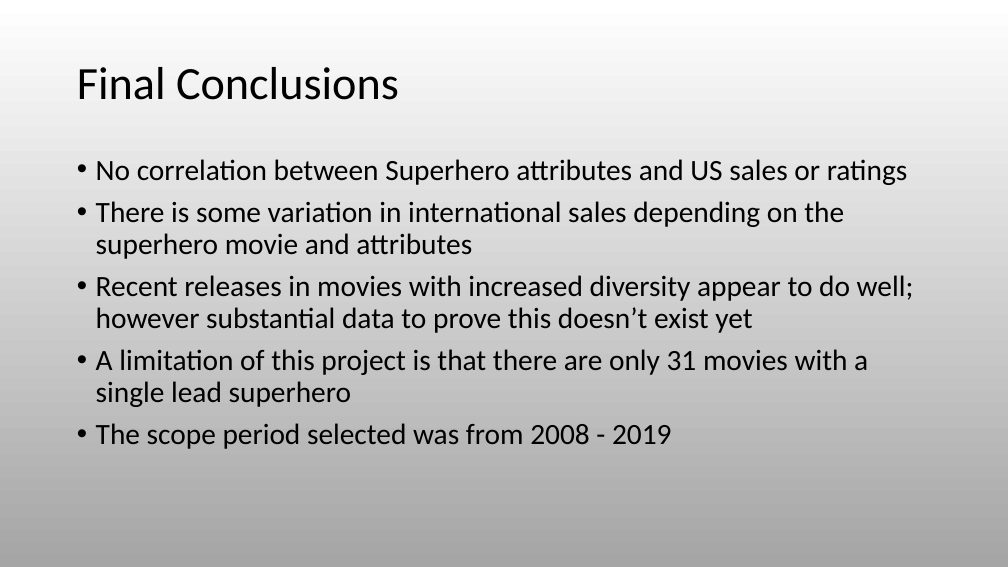
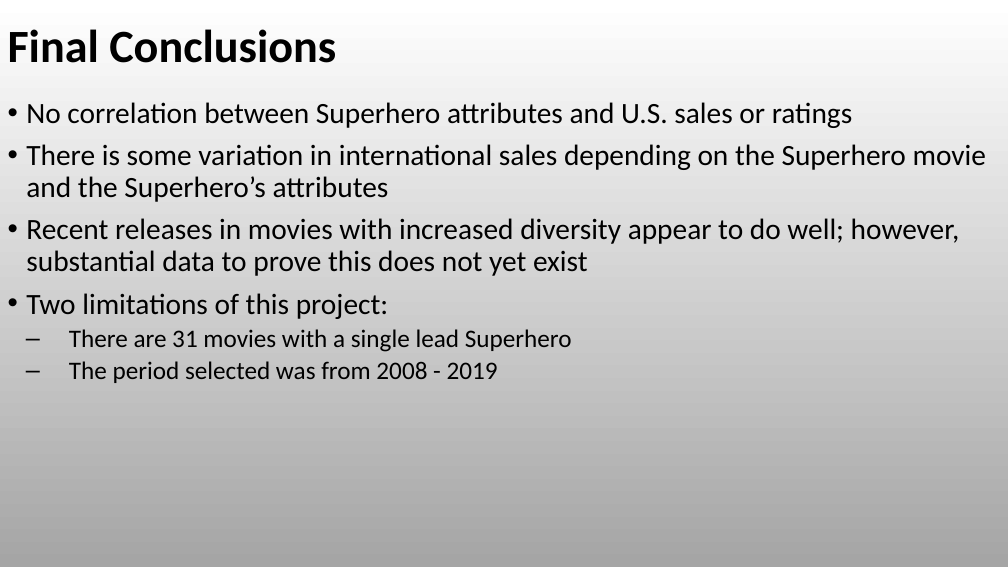
Before and after one commit to RyanSchraeder/Team-Aurora-Marvels, a slide deck: slide 26 of Project_1_Superheros.pptx (slide 25 before the commit). Drawn at 1008x567 pixels with LibreOffice and Linux fonts; fonts in the diff are those of the drawing. Boxes give left, top, right and bottom in pixels: in the first picture for what was removed or moved away, otherwise in the second. Text is boxed around its words. In the diff, an @@ line names an element or a change of style, - is before the commit and + after.

Commit message:
Updated presentation

```diff
--- a/Project_1_Superheros.pptx
+++ b/Project_1_Superheros.pptx
@@ text "Final Conclusions" moved from (x1=77, y1=67, x2=399, y2=100) to (x1=8, y1=29, x2=336, y2=63) @@
@@ text "Final Conclusions" at (x1=8, y1=29, x2=336, y2=63): bold on @@
@@ text at (x1=26, y1=102, x2=986, y2=383): text changed @@
-• No correlation between Superhero attributes and US sales or ratings
-• There is some variation in international sales depending on the superhero movie and attributes
-• Recent releases in movies with increased diversity appear to do well; however substantial data to prove this doesn’t exist yet
-• A limitation of this project is that there are only 31 movies with a single lead superhero
-• The scope period selected was from 2008 - 2019
+• No correlation between Superhero attributes and U.S. sales or ratings
+• There is some variation in international sales depending on the Superhero movie and the Superhero’s attributes
+• Recent releases in movies with increased diversity appear to do well; however, substantial data to prove this does not yet exist
+• Two limitations of this project:
+  ‒ There are 31 movies with a single lead Superhero
+  ‒ The period selected was from 2008 - 2019
```
Also in this commit, not shown: 23 other slides changed, 1 slide added.
